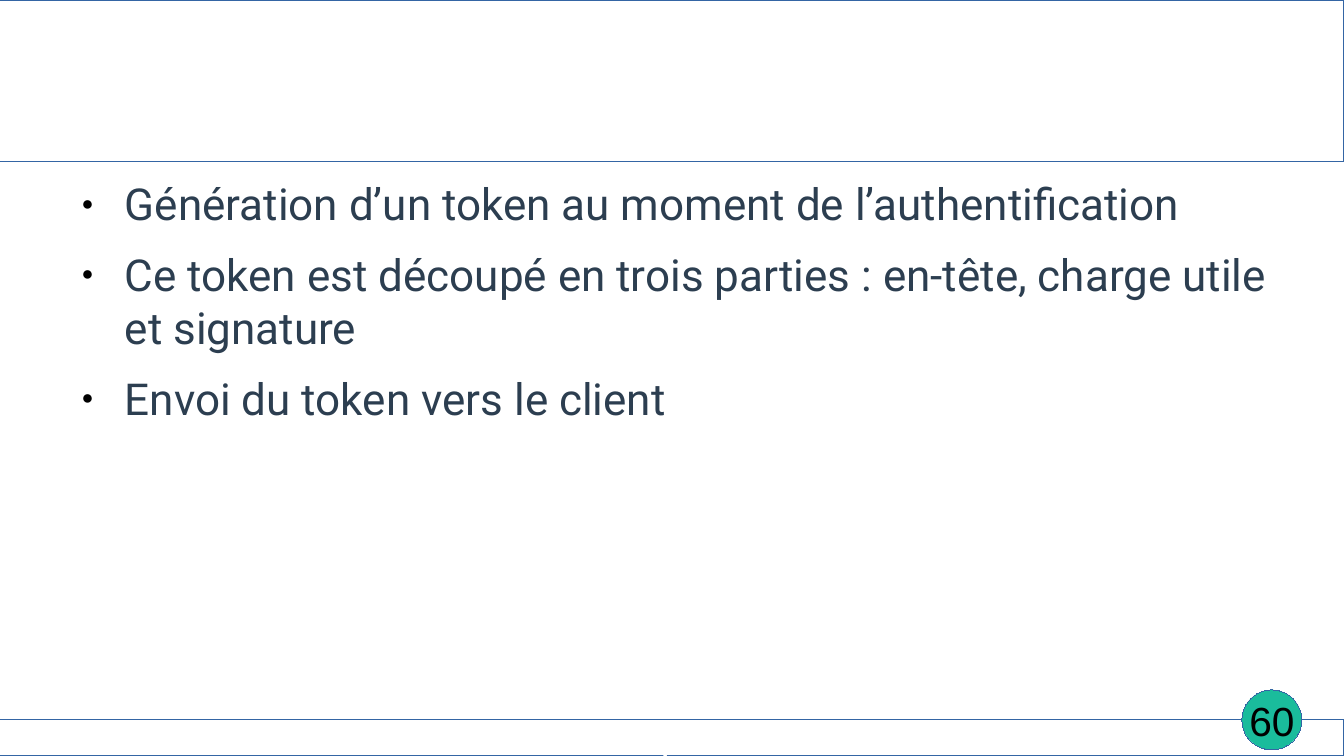
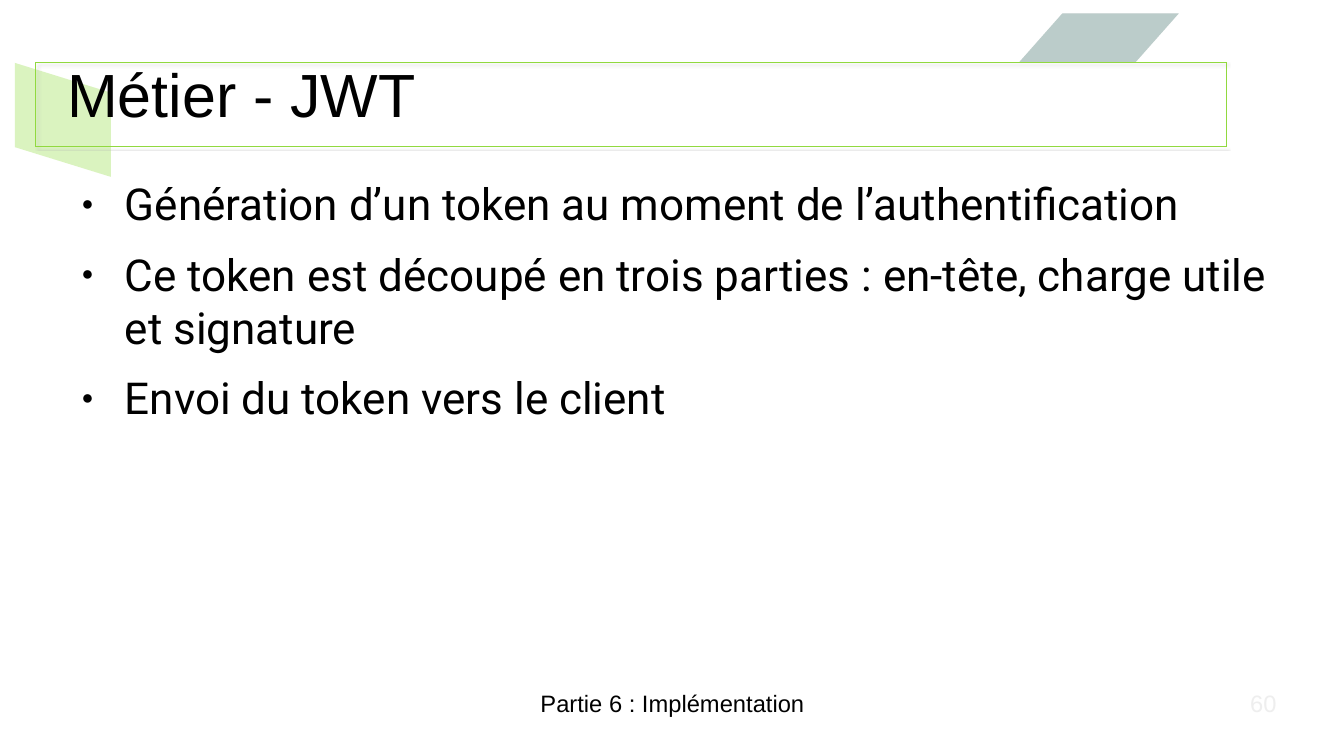
Before and after one commit to EmmaBroudic/Projet-Nooky, a slide deck: slide 60 of doc/Nooky4.odp. Drawn at 1344x756 pixels with LibreOffice and Linux fonts; fonts in the diff are those of the drawing. Boxes give left, top, right and bottom in pixels: in the first picture for what was removed or moved away, otherwise in the second. Text is boxed around its words. In the diff, an @@ line names an element or a change of style, - is before the commit and + after.

```diff
--- a/doc/Nooky4.odp
+++ b/doc/Nooky4.odp
@@ parallelogram added at (1020,13,1179,63), fill #81ACA6 at 39% opacity @@
@@ parallelogram added at (15,63,112,177), fill #B5E77D at 49% opacity @@
@@ rectangle: place and size @@
-rectangle at (0,0,1344,162)
+rectangle at (37,63,1228,148)
@@ rectangle at (37,63,1228,148): outline #3465A4 0 pt to #91D93F 0 pt; shadow on @@
@@ title added at (67,72,415,128), 36 pt, text #000000 @@
+Métier - JWT
@@ text "Génération d’un token au moment ..." at (125,186,1266,415): text colour #2C3E50 to #000000 @@
@@ text "Partie 6 : Implémentation": place and size @@
-text "Partie 6 : Implémentation" at (487,755,856,756)
+text "Partie 6 : Implémentation" at (540,694,804,717)
@@ text "Partie 6 : Implémentation" at (540,694,804,717): size 18 to 14 pt, font Karla to Arial, text colour #FFFFFF to #000000, bold off @@
@@ ellipse removed at (1243,690,1303,750) @@
@@ page number removed at (1249,707,1294,743) @@
-60
@@ rectangle removed at (0,721,1344,756) @@
```
Also in this commit, not shown: 81 other slides changed, 2 other files.
